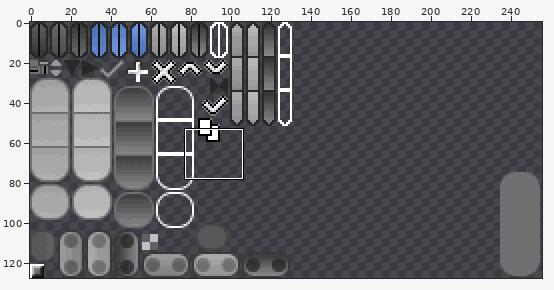
File history of a sprite sheet, src/de/matthiasmann/twlthemeeditor/gui.png. The picture above shows the old version from afar; the outline marks the close-up.
Close-up. First the earlier version:
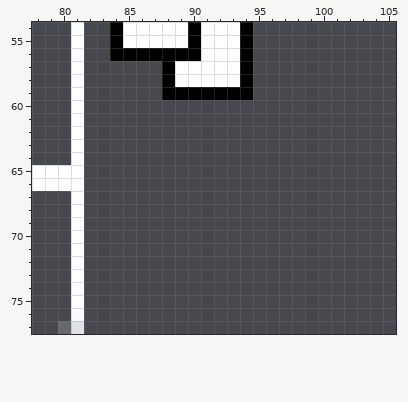
The file is 256x128 pixels. Pixels under 10% opacity are left out. Colours within 5 levels of each other are drawn and written as one. Shown: x 78..105, y 54..77.
After:
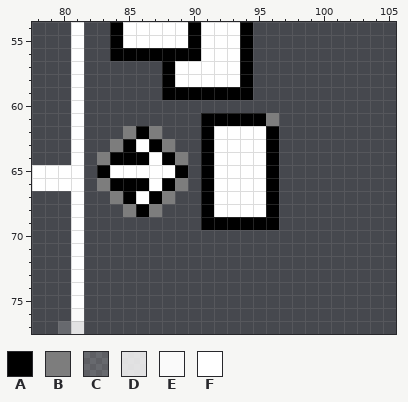
Palette (. is transparent): A #000000  B #7d7d7d  C #ffffff2e  D #ffffffd7  E #fffffff8  F #ffffff
Edits made:
@@ x 81..98 @@
 60 F.................
-61 F.................
-62 F.................
-63 F.................
-64 F.................
-65 F.................
-66 F.................
-67 F.................
-68 F.................
-69 F.................
+61 F.........AAAAAB..
+62 F...BAB...AFFFFA..
+63 F..BAFAB..AFFFFA..
+64 F.BAAAFAB.AFFFFA..
+65 F.AFFFFFA.AFFFFA..
+66 F.BAAAFAB.AFFFFA..
+67 F..BAFAB..AFFFFA..
+68 F...BAB...AFFFFA..
+69 F.........AAAAAA..
 70 F.................
Pixel boxes of the changes (left, top, right, bottom) in both close-ups:
added: (97, 113, 279, 230)
